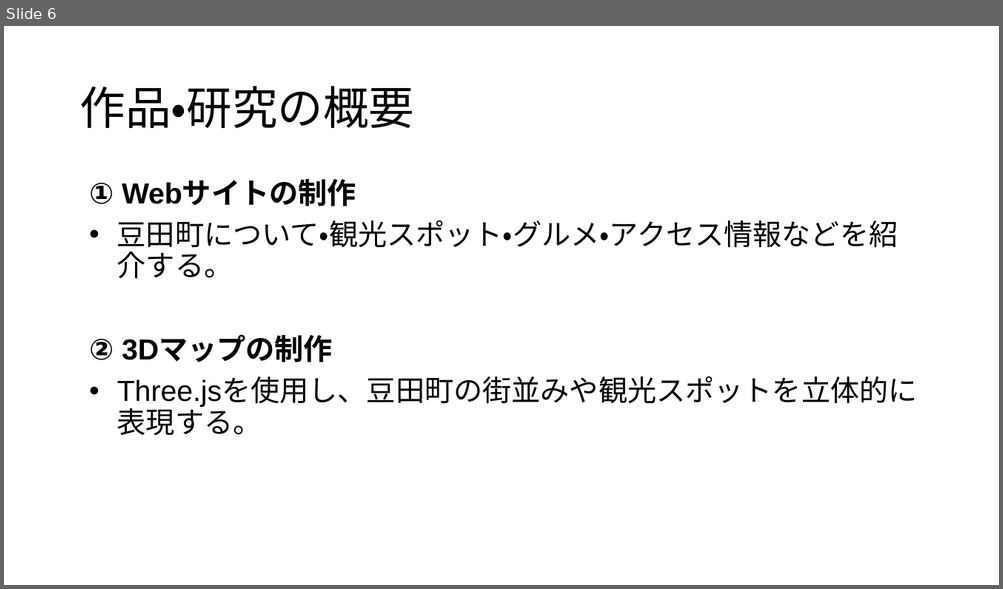
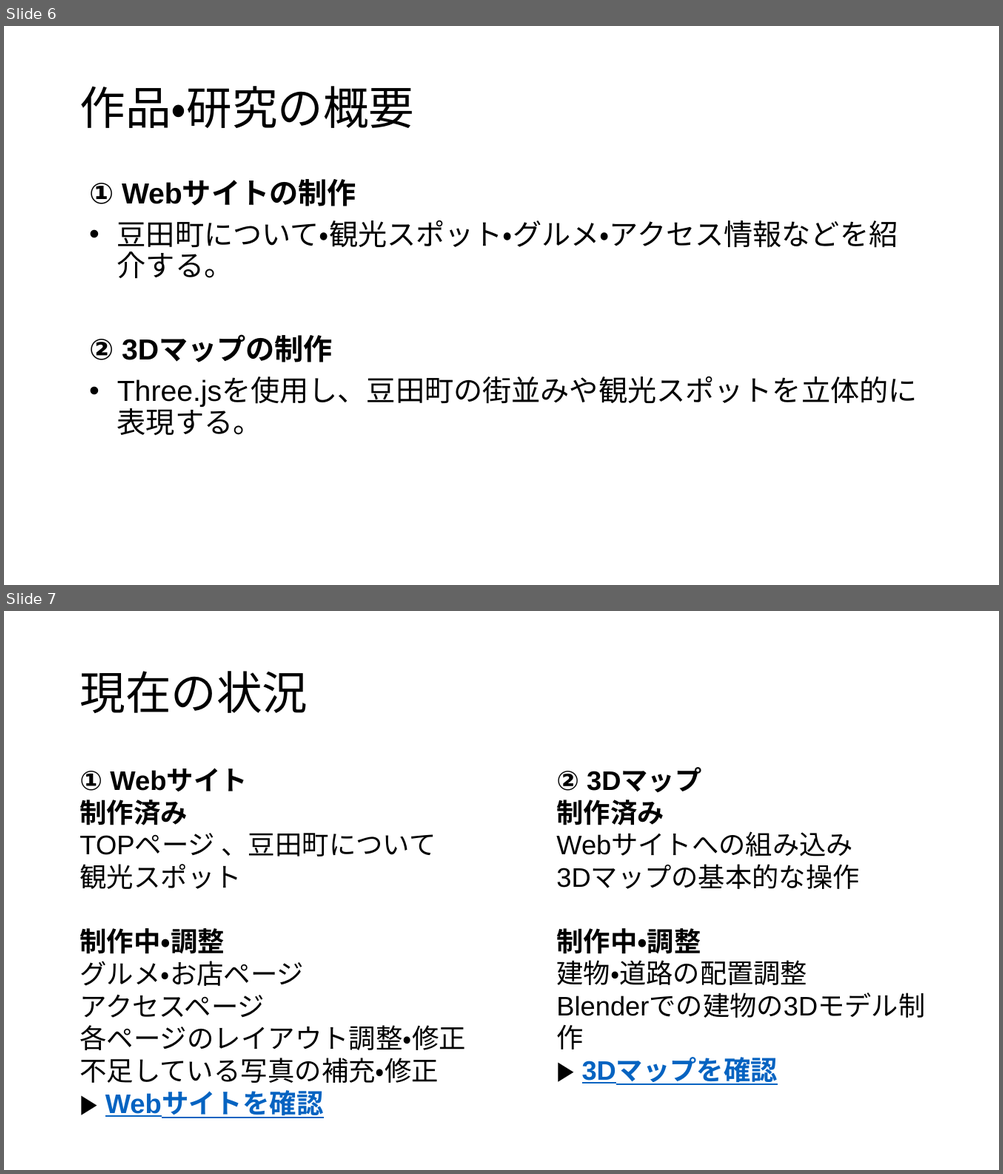
Before and after one commit to ckg25098-lang/zemi, a slide deck: 卒業制作 テーマ・中間発表.pptx. Shown one above the other, each under a label of ours: slide 6 before the commit, slides 6 and 7 after it. The pictures are 1003x589 and 1003x1174 pixels, drawn with LibreOffice and Linux fonts; fonts in the diff are those of the drawing. Boxes give left, top, right and bottom in pixels: in the first picture for what was removed or moved away, otherwise in the second. Text is boxed around its words. In the diff, an @@ line names an element or a change of style, - is before the commit and + after.

Commit message:
提出物制作

```diff
--- a/卒業制作 テーマ・中間発表.pptx
+++ b/卒業制作 テーマ・中間発表.pptx
@@ slide 7 added at (4,611,999,1170), background #FFFFFF @@
@@ text added at (79,671,307,713), 44 pt, text #000000 @@
+現在の状況
@@ text added at (79,771,465,1119), 26 pt, text #000000 @@
+① Webサイト
+制作済み
+TOPページ 、豆田町について
+観光スポット
+制作中・調整
+グルメ・お店ページ
+アクセスページ
+各ページのレイアウト調整・修正
+不足している写真の補充・修正
+▶ Webサイトを確認
@@ text added at (556,771,859,1085), 25.9 pt, text #000000 @@
+② 3Dマップ
+制作済み
+Webサイトへの組み込み
+3Dマップの基本的な操作
+制作中・調整
+建物・道路の配置調整
+Blenderでの建物の3Dモデル制作
+▶ 3Dマップを確認
```
Also in this commit, not shown: 1 slide changed, 1 slide removed, 2 other files.
